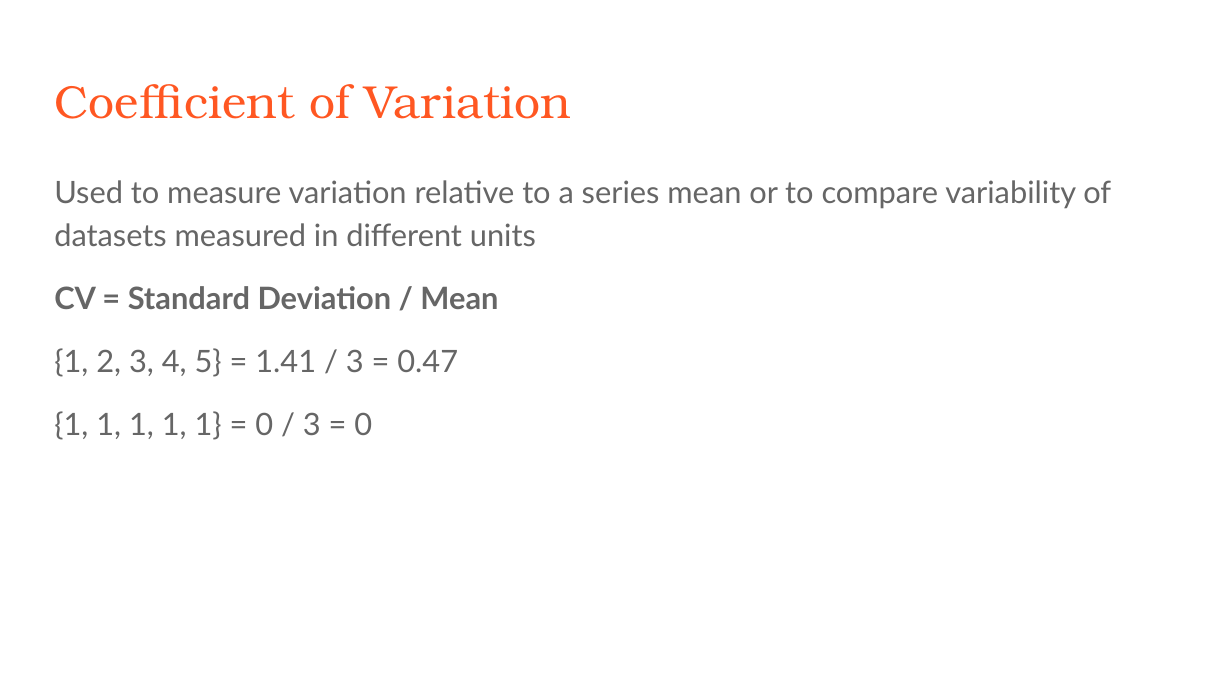
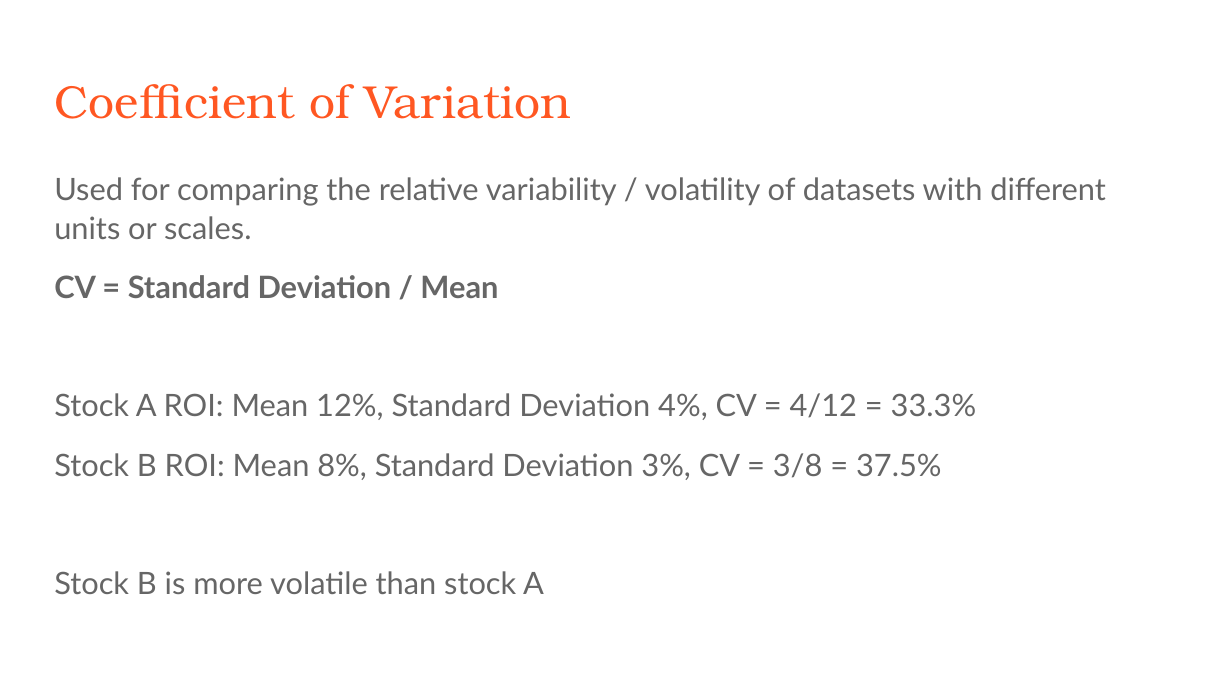
Before and after one commit to rjwrobel86/Python4Statistics, a slide deck: slide 21 of Stuff For Class/Slides/Descriptive Statistics.pptx (slide 20 before the commit). Drawn at 1232x693 pixels with LibreOffice and Linux fonts; fonts in the diff are those of the drawing. Boxes give left, top, right and bottom in pixels: in the first picture for what was removed or moved away, otherwise in the second. Text is boxed around its words. In the diff, an @@ line names an element or a change of style, - is before the commit and + after.

```diff
--- a/Stuff For Class/Slides/Descriptive Statistics.pptx
+++ b/Stuff For Class/Slides/Descriptive Statistics.pptx
@@ text at box(54, 177, 1106, 239): text changed @@
-Used to measure variation relative to a series mean or to compare variability of datasets measured in different units
+Used for comparing the relative variability / volatility of datasets with different units or scales.
@@ text at box(54, 275, 498, 298): line spacing 1.15 to 1.05 @@
@@ text at box(54, 393, 977, 594): text changed @@
-{1, 2, 3, 4, 5} = 1.41 / 3 = 0.47
-{1, 1, 1, 1, 1} = 0 / 3 = 0
+Stock A ROI: Mean 12%, Standard Deviation 4%, CV = 4/12 = 33.3%
+Stock B ROI: Mean 8%, Standard Deviation 3%, CV = 3/8 = 37.5%
+Stock B is more volatile than stock A
```
Also in this commit, not shown: 14 other slides changed, 2 slides added, 2 slides removed, 32 other files.
